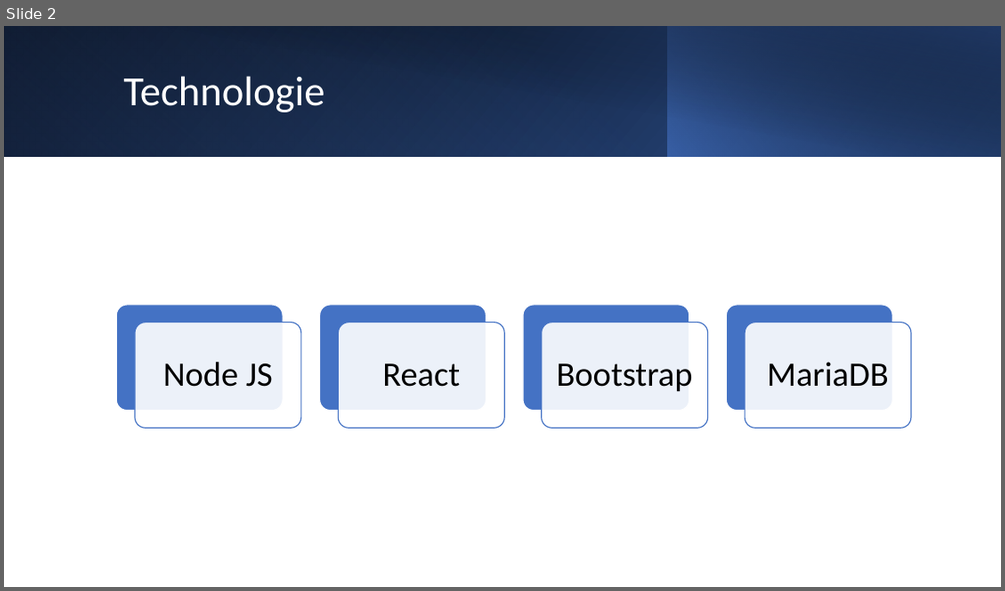
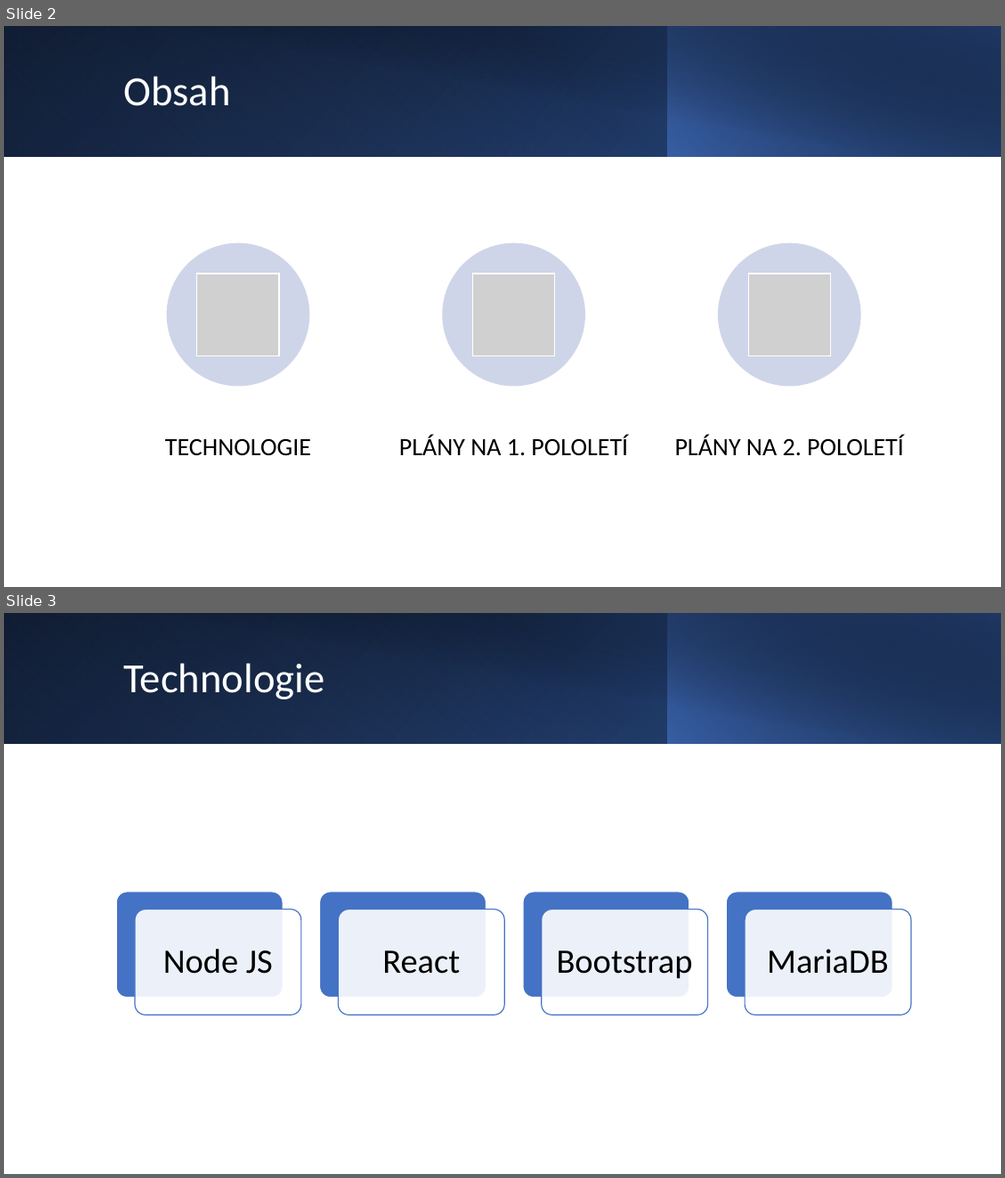
Before and after one commit to Atmaak/testovani-rocnikovka, a slide deck: ostatni/Nový Prezentace Microsoft PowerPointu.pptx. Shown one above the other, each under a label of ours: slide 2 before the commit, slides 2 and 3 after it. The pictures are 1005x591 and 1005x1178 pixels, drawn with LibreOffice and Linux fonts; fonts in the diff are those of the drawing; grey boxes stand for pictures. Boxes give left, top, right and bottom in pixels: in the first picture for what was removed or moved away, otherwise in the second. Text is boxed around its words. In the diff, an @@ line names an element or a change of style, - is before the commit and + after.

```diff
--- a/ostatni/Nový Prezentace Microsoft PowerPointu.pptx
+++ b/ostatni/Nový Prezentace Microsoft PowerPointu.pptx
@@ slide 2 added at (x1=4, y1=26, x2=1001, y2=587), background #FFFFFF @@
@@ rectangle added at (x1=4, y1=26, x2=1001, y2=156), fill gradient #000000 to #2F5597 @@
@@ rectangle added at (x1=4, y1=26, x2=668, y2=156), fill gradient #4472C4 to #203864 @@
@@ rectangle added at (x1=41, y1=26, x2=1001, y2=157), fill gradient #000000 to #203864 @@
@@ rectangle added at (x1=667, y1=26, x2=1001, y2=156), fill gradient #4472C4 to #000000 @@
@@ title added at (x1=123, y1=76, x2=230, y2=106), 40 pt, text #FFFFFF @@
+Obsah
@@ group added at (x1=165, y1=243, x2=904, y2=456): 3 ellipses, 3 pictures, 3 texts @@
+TECHNOLOGIE
+PLÁNY NA 1. POLOLETÍ
+PLÁNY NA 2. POLOLETÍ
@@ what was slide 2 is now slide 3 @@
```
Also in this commit, not shown: 1 slide changed, 1 other file.
